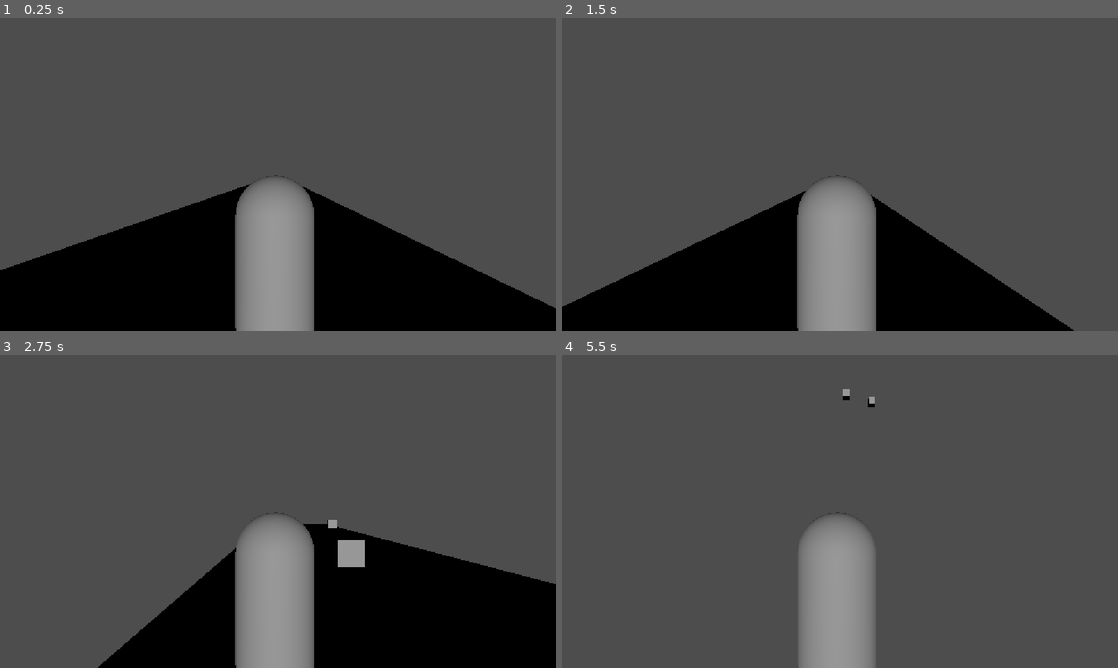
Above: before the commit, frames 1-4 (two rows, left to right).
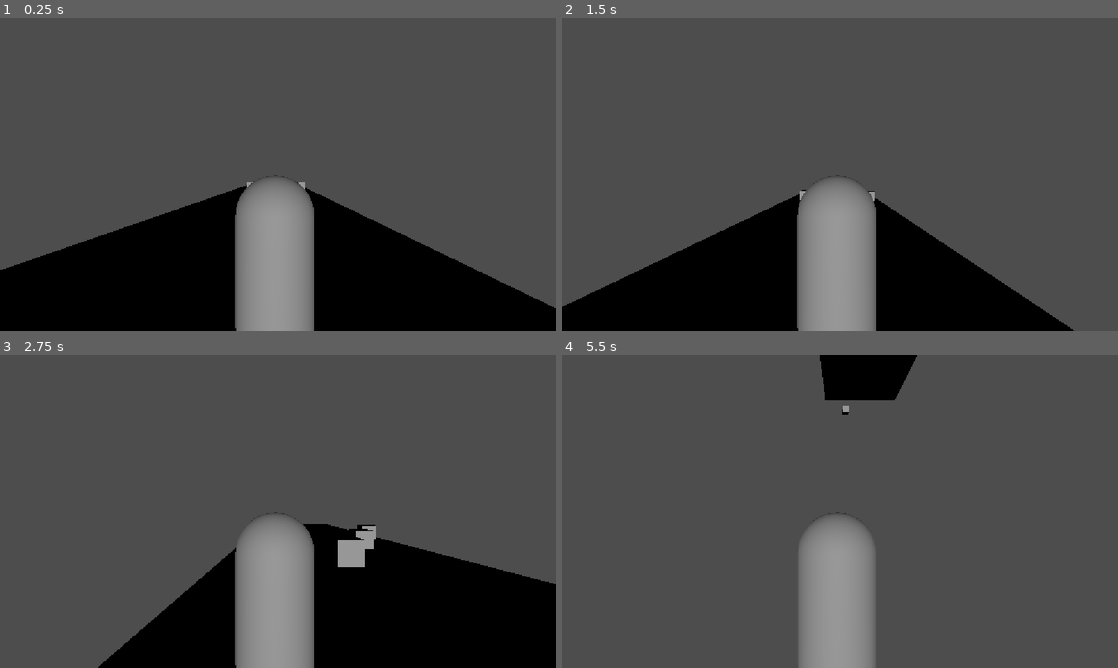
Above: after the commit, the same moments.

Repository: TheAbdullahSaleem/Run_Run_Run
Game: Godot game, scene res://Scenes/main.tscn
Same seed, same stepped clock (60 frames per second), same inputs: the game is played once before the commit and once after it.
Inputs (mouse positions are in pixels of both pictures, inside the frame that each line leads up to):
- Up to frame 1 (0.25 s): no input
- Up to frame 2 (1.5 s): tap Enter at 0.5 s; move the mouse to (812, 237) at 0.52 s; hold Up from 0.53 s (still down); tap Alt at 0.6 s; click (812, 237) at 0.67 s; tap Space (Jump) at 0.77 s; move the mouse to (1006, 221) at 1.27 s; tap Shift at 1.35 s
- Up to frame 3 (2.75 s): tap Space (Jump) at 1.52 s; move the mouse to (111, 464) at 2.02 s; release Up at 2.03 s; hold A (left) from 2.03 s (still down); tap Alt at 2.1 s
- Up to frame 4 (5.5 s): move the mouse to (867, 511) at 2.77 s; tap Shift at 2.85, 4.35 s; click (867, 511) at 2.92 s; tap Space (Jump) at 3.02, 3.77, 4.52 s; move the mouse to (756, 433) at 3.52 s; release A (left) at 3.53 s; hold Down 3.53-4.28 s; tap Alt at 3.6, 5.1 s; move the mouse to (962, 495) at 4.27 s; hold D (right) 4.28-5.03 s; move the mouse to (728, 527) at 5.02 s; hold Up from 5.03 s (still down); click (728, 527) at 5.17 s

The runs differ from the first frame. In frame 1, less than 0.1% of the frame differs, in the area x 44-55%, y 52-55%; in frame 2, less than 0.1%; in frame 3, 0.3%; in frame 4, 2.2%, in the area x 46-64%, y 0-20%.

Commit message:
Made the obstacle spawn automatically

Diff:
--- a/Scenes/Ground.tscn
+++ b/Scenes/Ground.tscn
@@ -5,7 +5,7 @@
 [sub_resource type="BoxShape3D" id="BoxShape3D_nl1qf"]
 size = Vector3(10, 0.5, 50)
 
-[node name="Ground" type="StaticBody3D" unique_id=1081519301]
+[node name="Ground" type="StaticBody3D" unique_id=1081519301 groups=["Ground"]]
 
 [node name="MeshInstance3D" type="MeshInstance3D" parent="." unique_id=1061244132]
 transform = Transform3D(10, 0, 0, 0, 0.5, 0, 0, 0, 50, 0, 0, 0)
--- a/Scenes/Obstacles.tscn
+++ b/Scenes/Obstacles.tscn
@@ -6,7 +6,7 @@
 
 [sub_resource type="BoxShape3D" id="BoxShape3D_nl1qf"]
 
-[node name="Obstacle" type="StaticBody3D" unique_id=1029276973]
+[node name="Obstacle" type="StaticBody3D" unique_id=1029276973 groups=["obstacles"]]
 script = ExtResource("1_s1st6")
 
 [node name="MeshInstance3D" type="MeshInstance3D" parent="." unique_id=755687012]
--- a/Scripts/main.gd
+++ b/Scripts/main.gd
@@ -1,23 +1,44 @@
 extends Node3D
 var obstacle := preload("res://Scenes/Obstacles.tscn")
+var ground := preload("res://Scenes/Ground.tscn")
 @export var Player : CharacterBody3D
 var n = 1
 # Called when the node enters the scene tree for the first time.
 func _ready() -> void:
-	spawning_obstacles()
+	for i in range(3):
+		spawn_obstacles()
+	#spawning_obstacles()
 
 # Called every frame. 'delta' is the elapsed time since the previous frame.
 func _process(delta: float) -> void:
-	pass
+	deleting_obstacles()
+	deleting_ground()
 func spawn_obstacles():
 	var obstacle_instance := obstacle.instantiate()
 	add_child(obstacle_instance)
 	obstacle_instance.global_position.x = randi_range(-4,4)
 	obstacle_instance.global_position.y = 0.725
 	obstacle_instance.global_position.z = Player.global_position.z + randi_range(-40,-20)
-
-func spawning_obstacles():
-	while n<10:
-		n += 1
-		await get_tree().create_timer(1.0).timeout
-		spawn_obstacles()
+#func spawning_obstacles():
+	#while n<10:
+		#n += 1
+		#await get_tree().create_timer(2.0).timeout
+		#spawn_obstacles()
+func deleting_obstacles():
+	for child in get_children():
+		if child.is_in_group("obstacles"):
+			if child.global_position.z > (Player.global_position.z+5):
+				spawn_obstacles()
+				child.queue_free()
+func spawn_ground():
+	var ground_instance := ground.instantiate()
+	add_child(ground_instance)
+	ground_instance.global_position.x = 0
+	ground_instance.global_position.y = 0
+	ground_instance.global_position.z = Player.global_position.z - 5
+func deleting_ground():
+	for child in get_children():
+		if child.is_in_group("Ground"):
+			if child.global_position.z > (Player.global_position.z+5):
+				spawn_ground()
+				child.queue_free()
--- a/project.godot
+++ b/project.godot
@@ -23,6 +23,11 @@
 [editor_plugins]
 
 enabled=PackedStringArray("res://.godot/scenetime/plugin.cfg", "res://addons/godot_super-wakatime/plugin.cfg")
+
+[global_group]
+
+obstacles=""
+Ground=""
 
 [input]
 
